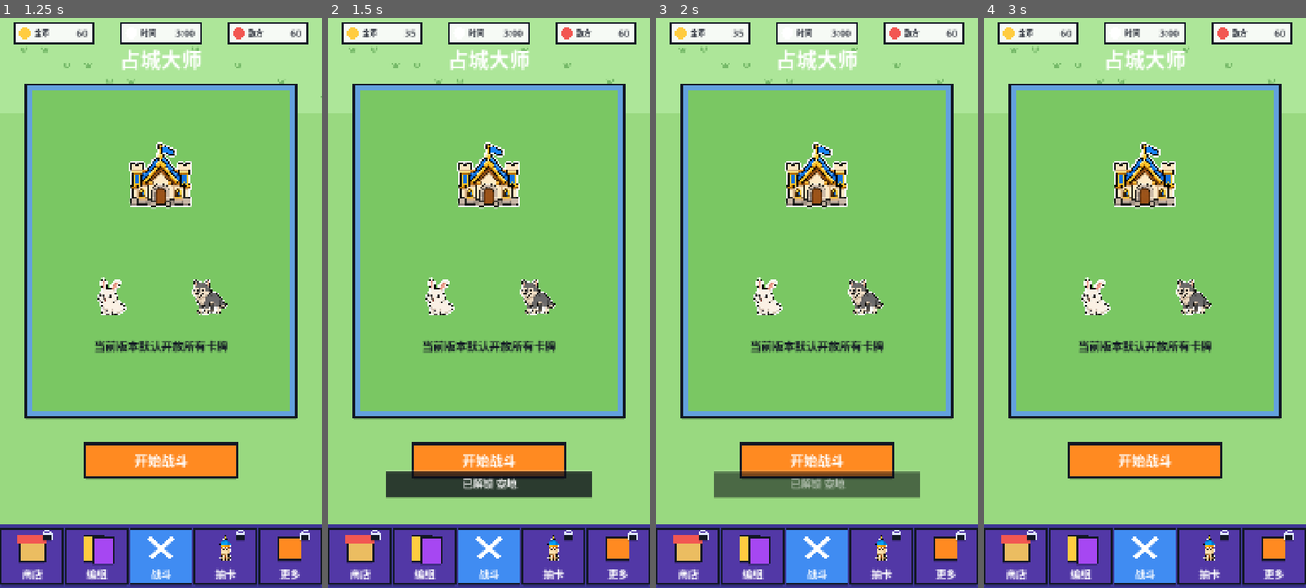
Above: before the commit, frames 1-4 (left to right).
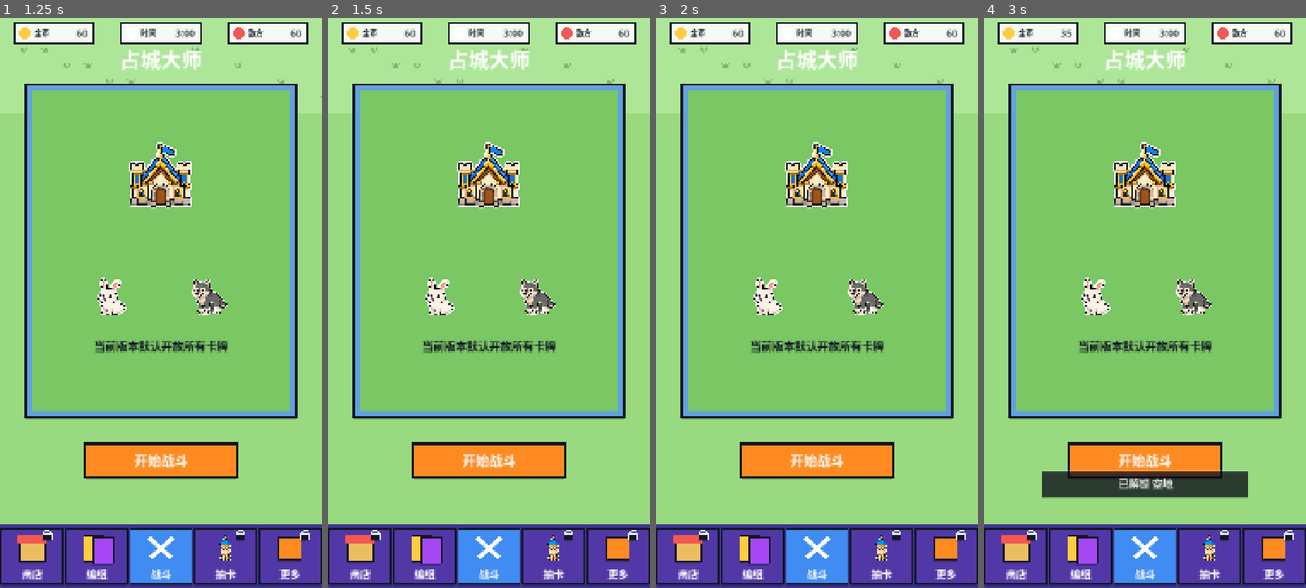
Above: after the commit, the same moments.

Repository: BlacKKing4210/zhanchengdashi
Game: Godot game, scene res://scenes/main.tscn
Two runs of this game, one before a commit and one after it. Both use one fixed random seed, a clock stepped at 60 frames per second and the inputs below.
Inputs (mouse positions are in pixels of both pictures, inside the frame that each line leads up to):
- Up to frame 1 (1.25 s): tap Enter at 0.5 s; move the mouse to (231, 274) at 0.52 s; tap R at 0.6 s; click (231, 274) at 0.67 s
- Up to frame 2 (1.5 s): drag from (424, 331) to (472, 417) at 1.27 s
- Up to frame 3 (2 s): no input
- Up to frame 4 (3 s): move the mouse to (1177, 177) at 2.02 s; tap R at 2.1 s; click (1177, 177) at 2.17 s; drag from (1128, 417) to (1048, 217) at 2.77 s

Frame 1 is identical in both runs. In frame 2, 3.0% of the frame differs, in the area x 18-82%, y 2-85%; in frame 3, 2.9%; in frame 4, 3.0%.

Commit message:
Limit initial unlocked tiles to bases

Diff:
--- a/scripts/app/main.gd
+++ b/scripts/app/main.gd
@@ -304,10 +304,6 @@
 		for x in range(GRID_COLS):
 			var key = Vector2i(x, y)
 			var team = NEUTRAL
-			if y <= 4:
-				team = ENEMY
-			elif y >= 10:
-				team = PLAYER
 			var tile = {
 				"team": team,
 				"building": "",
@@ -319,7 +315,7 @@
 				"site_reward": "",
 				"site_card": "",
 			}
-			if team == NEUTRAL:
+			if key != PLAYER_BASE and key != ENEMY_BASE:
 				_generate_site_once(key, tile)
 			tiles[key] = tile
 
